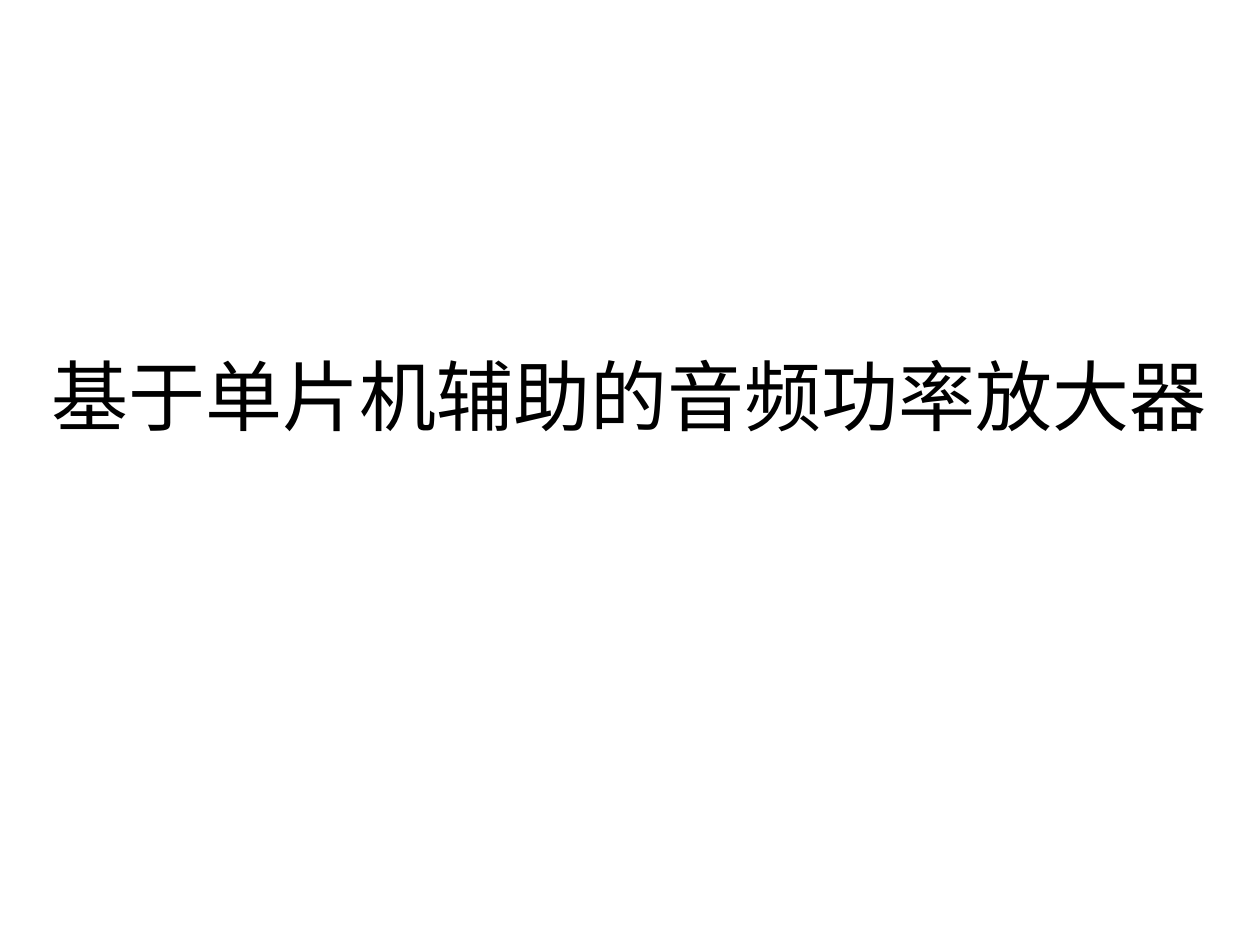
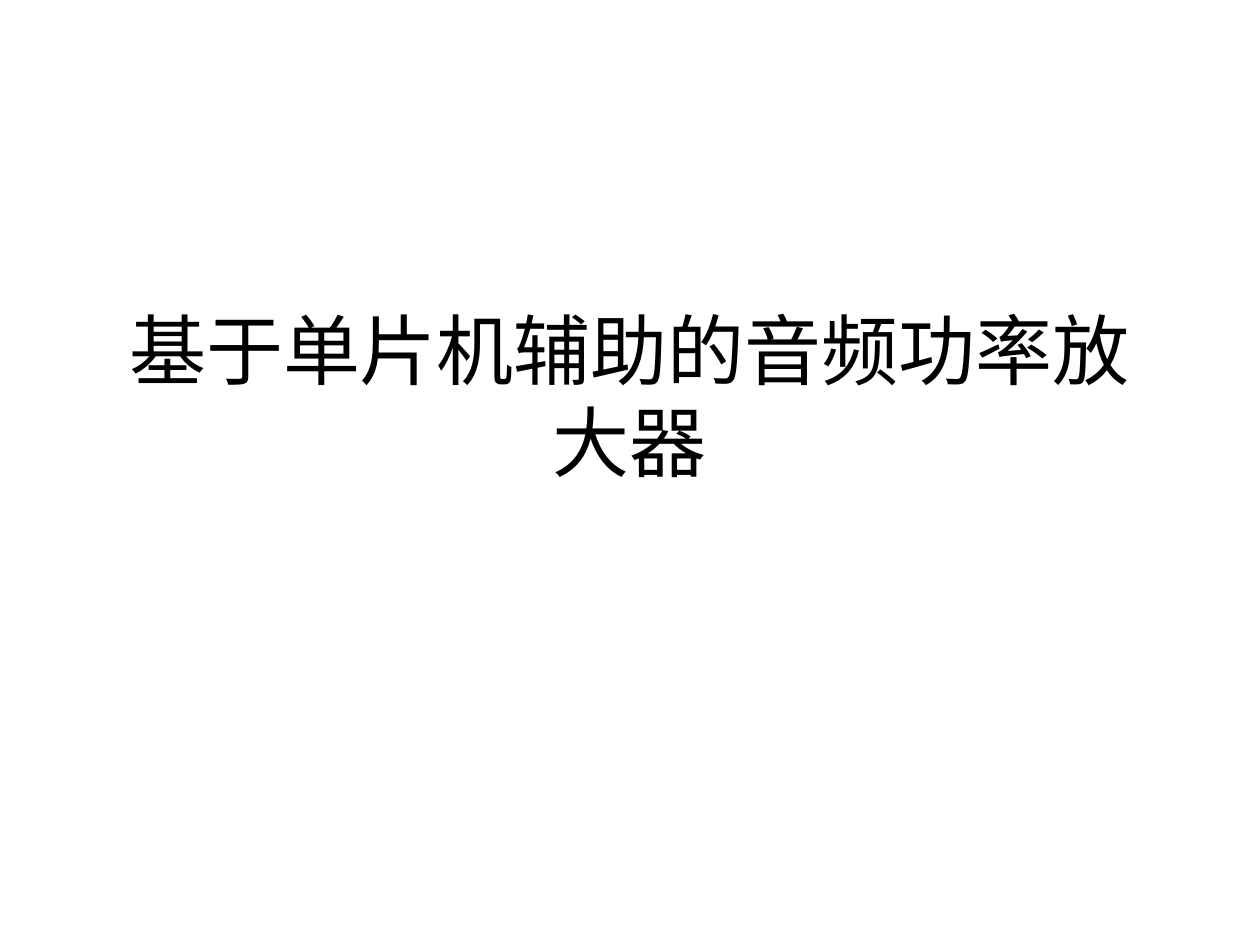
Before and after one commit to cdhigh/zhangrunhua-thesis, a slide deck: slide 1 of 答辩PPT/张润华.pptx. Drawn at 1260x945 pixels with LibreOffice and Linux fonts; fonts in the diff are those of the drawing. Boxes give left, top, right and bottom in pixels: in the first picture for what was removed or moved away, otherwise in the second. Text is boxed around its words. In the diff, an @@ line names an element or a change of style, - is before the commit and + after.

```diff
--- a/答辩PPT/张润华.pptx
+++ b/答辩PPT/张润华.pptx
@@ title "基于单片机辅助的音频功率放大器" rewrapped from bbox=[52, 360, 1207, 432] to bbox=[129, 314, 1130, 477] @@
```
Also in this commit, not shown: 4 other slides changed.
